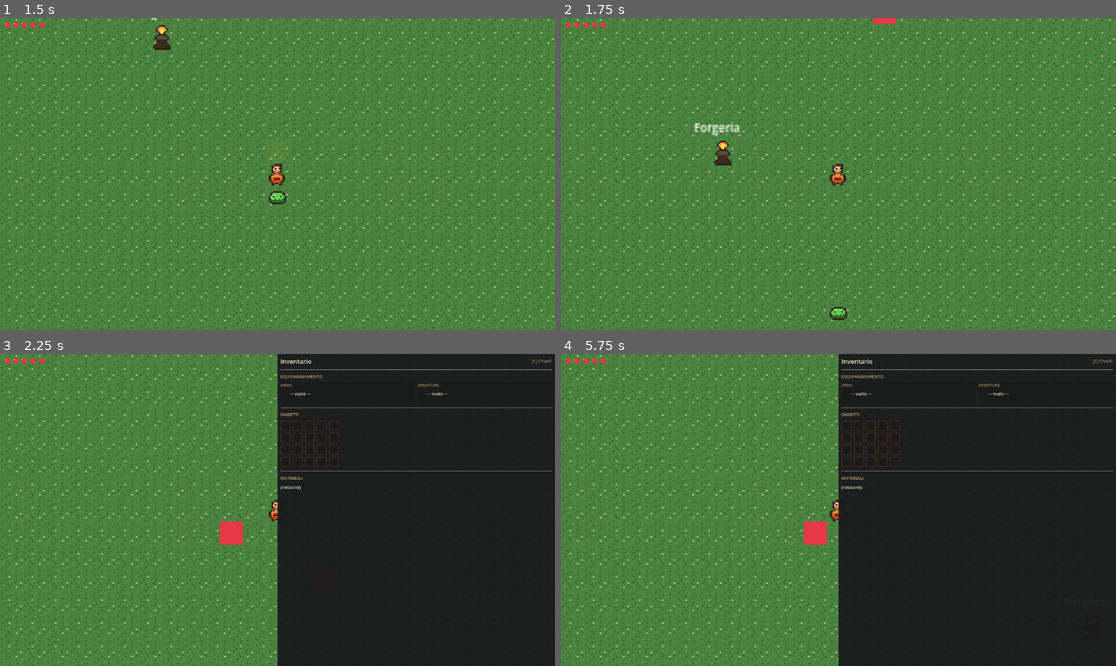
Above: before the commit, frames 1-4 (two rows, left to right).
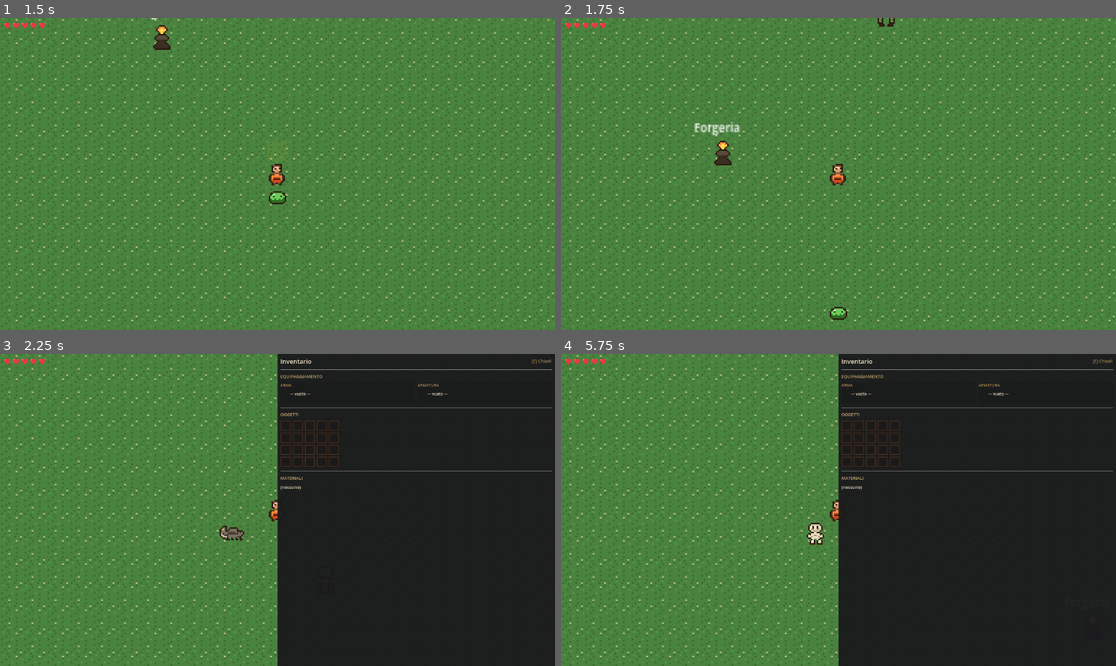
Above: after the commit, the same moments.

Repository: k0m1d3v/EmberPact
Game: Godot game, scene res://scenes/world/world.tscn
Two runs of this game, one before a commit and one after it. Both use one fixed random seed, a clock stepped at 60 frames per second and the inputs below.
Inputs:
- Up to frame 1 (1.5 s): click "Scegli" at 0.5 s; hold Up (ui_up) from 1.28 s (still down); tap Space (attack) at 1.35 s
- Up to frame 2 (1.75 s): keep holding Up (ui_up)
- Up to frame 3 (2.25 s): keep holding Up (ui_up); tap E (interact) at 2.1 s
- Up to frame 4 (5.75 s): release Up (ui_up) at 2.78 s; hold Left (ui_left) 2.78-4.28 s; tap Space (attack) at 2.85, 4.35, 5 s; tap Enter at 3.5 s; tap E (interact) at 3.6, 5.1 s; hold Down (ui_down) 4.28-5.03 s; hold Right (ui_right) from 5.03 s (still down)

Frame 1 is identical in both runs. In frame 2, 0.1% of the frame differs, in the area x 56-61%, y 0-3%; in frame 3, 0.3%, in the area x 39-45%, y 53-62%; in frame 4, 0.3%.
Error before the commit: Invalid assignment of property or key 'texture' with value of type 'Nil' on a base object of type 'null instance'. (res://scripts/inventory_ui.gd:238)

Commit message:
Fix inventory_ui node path + sprite Orco/Scheletro/Lupo
inventory_ui.gd:
- _make_equip_panel() ora ritorna Dictionary {panel, icon, label}
  invece di Panel — elimina i get_node("HBox/Icon") che fallivano
  perché HBox non è figlio diretto del Panel ma del VBoxContainer
- Fallback inv_gem.png per oggetti senza icona mappata in
  _update_equip_slot e _fill_slot (previene null texture crash)
- Rimossi i .name sull'HBox/Icon/Lbl non più necessari

enemy.gd:
- SPRITE_MAP: mappa enemy_name → percorso PNG
- _setup_visuals() usa SPRITE_MAP per tutti i 5 nemici:
  Slime/Goblin/Orco/Scheletro/Lupo → sprite reale
  (struttura pronta per aggiungere nuovi nemici con una riga)

assets/sprites/:
- enemy_orc.png, enemy_skeleton.png, enemy_wolf.png (nuovi)
- animal_bear/deer/fox/rabbit.png (nuovi, futura fauna)

https://claude.ai/code/session_01MatrgjeeZ6dRxrgJphkcV9

Diff:
--- a/scripts/enemy.gd
+++ b/scripts/enemy.gd
@@ -22,26 +22,26 @@
 	global_position = global_position.snapped(Vector2(TILE_SIZE, TILE_SIZE))
 	_setup_visuals()
 
+const SPRITE_MAP = {
+	"Slime":    "res://assets/sprites/enemy_slime.png",
+	"Goblin":   "res://assets/sprites/enemy_goblin.png",
+	"Orco":     "res://assets/sprites/enemy_orc.png",
+	"Scheletro":"res://assets/sprites/enemy_skeleton.png",
+	"Lupo":     "res://assets/sprites/enemy_wolf.png",
+}
+
 func _setup_visuals():
 	var color_rect = get_node_or_null("ColorRect")
-	match enemy_name:
-		"Slime":
-			if color_rect:
-				color_rect.visible = false
-			var sprite = Sprite2D.new()
-			sprite.texture = load("res://assets/sprites/enemy_slime.png")
-			sprite.texture_filter = CanvasItem.TEXTURE_FILTER_NEAREST
-			add_child(sprite)
-		"Goblin":
-			if color_rect:
-				color_rect.visible = false
-			var sprite = Sprite2D.new()
-			sprite.texture = load("res://assets/sprites/enemy_goblin.png")
-			sprite.texture_filter = CanvasItem.TEXTURE_FILTER_NEAREST
-			add_child(sprite)
-		_:
-			if color_rect:
-				color_rect.color = Color("#E63946")
+	var sprite_path = SPRITE_MAP.get(enemy_name, "")
+	if sprite_path != "":
+		if color_rect:
+			color_rect.visible = false
+		var sprite = Sprite2D.new()
+		sprite.texture = load(sprite_path)
+		sprite.texture_filter = CanvasItem.TEXTURE_FILTER_NEAREST
+		add_child(sprite)
+	elif color_rect:
+		color_rect.color = Color("#E63946")
 
 func take_damage(amount: int) -> int:
 	var damage = max(1, amount - defense)
--- a/scripts/inventory_ui.gd
+++ b/scripts/inventory_ui.gd
@@ -68,14 +68,14 @@
 
 	var eq_row = HBoxContainer.new()
 	eq_row.add_theme_constant_override("separation", 6)
-	var wpn_panel = _make_equip_panel("ARMA")
-	weapon_icon = wpn_panel.get_node("HBox/Icon")
-	weapon_label = wpn_panel.get_node("HBox/Lbl")
-	eq_row.add_child(wpn_panel)
-	var arm_panel = _make_equip_panel("ARMATURA")
-	armor_icon = arm_panel.get_node("HBox/Icon")
-	armor_label = arm_panel.get_node("HBox/Lbl")
-	eq_row.add_child(arm_panel)
+	var wpn_data = _make_equip_panel("ARMA")
+	weapon_icon = wpn_data["icon"]
+	weapon_label = wpn_data["label"]
+	eq_row.add_child(wpn_data["panel"])
+	var arm_data = _make_equip_panel("ARMATURA")
+	armor_icon = arm_data["icon"]
+	armor_label = arm_data["label"]
+	eq_row.add_child(arm_data["panel"])
 	vbox.add_child(eq_row)
 	vbox.add_child(HSeparator.new())
 
@@ -116,7 +116,7 @@
 	if visible and Input.is_action_just_pressed("ui_cancel"):
 		hide()
 
-func _make_equip_panel(slot_type: String) -> Panel:
+func _make_equip_panel(slot_type: String) -> Dictionary:
 	var panel = Panel.new()
 	panel.custom_minimum_size = Vector2(80, 44)
 	panel.size_flags_horizontal = Control.SIZE_EXPAND_FILL
@@ -133,18 +133,15 @@
 	vb.add_child(type_lbl)
 
 	var hbox = HBoxContainer.new()
-	hbox.name = "HBox"
 	vb.add_child(hbox)
 
 	var icon = TextureRect.new()
-	icon.name = "Icon"
 	icon.custom_minimum_size = Vector2(16, 16)
 	icon.stretch_mode = TextureRect.STRETCH_KEEP_ASPECT_CENTERED
 	icon.texture_filter = CanvasItem.TEXTURE_FILTER_NEAREST
 	hbox.add_child(icon)
 
 	var lbl = Label.new()
-	lbl.name = "Lbl"
 	lbl.text = "— vuoto —"
 	lbl.add_theme_font_size_override("font_size", 8)
 	lbl.add_theme_color_override("font_color", Color("#F5E6C8"))
@@ -152,7 +149,7 @@
 	lbl.size_flags_horizontal = Control.SIZE_EXPAND_FILL
 	hbox.add_child(lbl)
 
-	return panel
+	return {"panel": panel, "icon": icon, "label": lbl}
 
 func _make_item_slot() -> NinePatchRect:
 	var slot = NinePatchRect.new()
@@ -239,8 +236,8 @@
 		lbl.text = "— vuoto —"
 		return
 	var item_name = item.get("name", "?")
-	var icon_path = ITEM_ICON_MAP.get(item_name, "")
-	icon.texture = load(icon_path) if icon_path != "" else null
+	var icon_path = ITEM_ICON_MAP.get(item_name, "res://assets/icons/inv_gem.png")
+	icon.texture = load(icon_path)
 	var stat_val = item.get("defense", 0) if is_armor else item.get("damage", 0)
 	var stat_str = "DEF +%d" % stat_val if is_armor else "ATK %d" % stat_val
 	lbl.text = "%s\n%s" % [item_name, stat_str]
@@ -249,13 +246,9 @@
 	var icon = slot.get_node_or_null("Icon") as TextureRect
 	var qty_lbl = slot.get_node_or_null("Qty") as Label
 	if icon:
-		var path = ITEM_ICON_MAP.get(item_name, "")
-		if path != "":
-			icon.texture = load(path)
-			icon.visible = true
-		else:
-			icon.texture = null
-			icon.visible = false
+		var path = ITEM_ICON_MAP.get(item_name, "res://assets/icons/inv_gem.png")
+		icon.texture = load(path)
+		icon.visible = true
 	if qty_lbl:
 		qty_lbl.visible = qty > 1
 		if qty > 1:
Binary file added: assets/sprites/animal_bear.png
Binary file added: assets/sprites/animal_deer.png
Binary file added: assets/sprites/animal_fox.png
Binary file added: assets/sprites/animal_rabbit.png
Binary file added: assets/sprites/enemy_orc.png
Binary file added: assets/sprites/enemy_skeleton.png
Binary file added: assets/sprites/enemy_wolf.png
